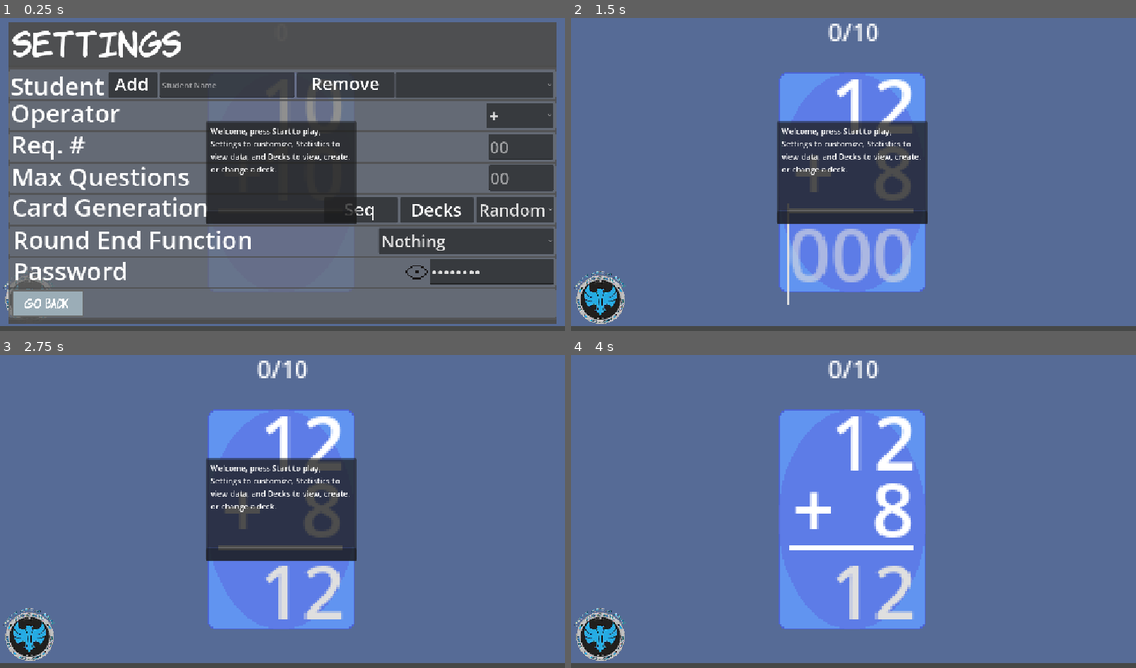
Above: before the commit, frames 1-4 (two rows, left to right).
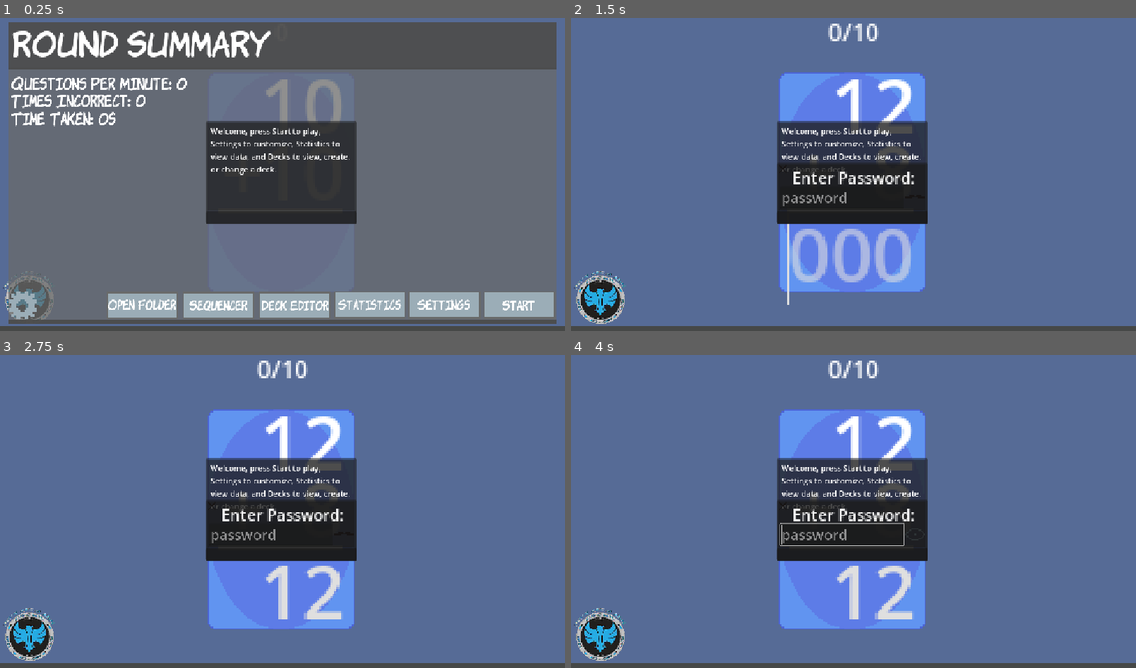
Above: after the commit, the same moments.

Repository: 255-Ping/Flashcards
Game: Godot game, scene res://Scenes/flash_card_main.tscn
The game is run twice, just before and just after one commit, with the same random seed, the same clock (stepped at 60 frames per second) and the same inputs.
Inputs (mouse positions are in pixels of both pictures, inside the frame that each line leads up to):
- Up to frame 1 (0.25 s): no input
- Up to frame 2 (1.5 s): click (593, 305) at 0.52 s; click "Start" at 1.25 s
- Up to frame 3 (2.75 s): click (265, 596) at 2.02 s; type "12" at 2.1 s
- Up to frame 4 (4 s): click (853, 555) at 2.77 s; click (915, 533) at 3.52 s

The runs differ from the first frame. In frame 1, 33% of the frame differs, in the area x 1-99%, y 4-97%; in frame 2, 5.0%; in frame 3, 5.0%; in frame 4, 8.8%.

Commit message:
New docs WEB build and better command history for command panel

Diff:
--- a/Scenes/flash_card_main.tscn
+++ b/Scenes/flash_card_main.tscn
@@ -18,6 +18,7 @@
 [ext_resource type="Texture2D" uid="uid://dmg8goruip023" path="res://Textures/Buttons/GeneralButtons/button_pressed.png" id="13_nnl2m"]
 [ext_resource type="Texture2D" uid="uid://b7dgn4n3o4o5d" path="res://Textures/Buttons/GeneralButtons/button_hover.png" id="14_cv30d"]
 [ext_resource type="PackedScene" uid="uid://bi1skjtr4j8no" path="res://Scenes/command_panel.tscn" id="15_6na03"]
+[ext_resource type="Texture2D" uid="uid://capx21f4vvgo6" path="res://Textures/settings.png" id="15_55nuk"]
 [ext_resource type="AudioStream" uid="uid://bs1k60tqnmy40" path="res://Sounds/ding-sound-effect_2.mp3" id="16_svhce"]
 [ext_resource type="Texture2D" uid="uid://ifhl71xb05mc" path="res://Textures/Buttons/GeneralButtons/button_long.png" id="18_08bwt"]
 [ext_resource type="Texture2D" uid="uid://fadacekxq7ej" path="res://Textures/Buttons/GeneralButtons/button_long_pressed.png" id="19_3fo7u"]
@@ -198,7 +199,6 @@
 vertical_alignment = 1
 
 [node name="RestartRound" type="Control" parent="." unique_id=48793722]
-visible = false
 z_index = 1000
 anchors_preset = 0
 offset_right = 40.0
@@ -384,7 +384,18 @@
 theme_override_font_sizes/font_size = 64
 text = "Open Folder"
 
+[node name="CommandPanelButton" type="TextureButton" parent="RestartRound" unique_id=1801211948]
+layout_mode = 0
+offset_left = 18.0
+offset_top = 568.0
+offset_right = 32.0
+offset_bottom = 582.0
+scale = Vector2(4, 4)
+tooltip_text = "Click to open the command panel(Admin/Advanced User)"
+texture_normal = ExtResource("15_55nuk")
+
 [node name="Settings" type="Control" parent="." unique_id=264487729]
+visible = false
 z_index = 1000
 anchors_preset = 0
 offset_right = 40.0
@@ -1145,6 +1156,7 @@
 [connection signal="pressed" from="RestartRound/DecksButton" to="." method="_on_decks_button_pressed"]
 [connection signal="pressed" from="RestartRound/SequenceButton" to="." method="_on_sequence_button_pressed"]
 [connection signal="pressed" from="RestartRound/OpenFolderButton" to="." method="_on_open_folder_button_pressed"]
+[connection signal="pressed" from="RestartRound/CommandPanelButton" to="." method="_on_command_panel_button_pressed"]
 [connection signal="pressed" from="Settings/GoBackButton" to="." method="_on_go_back_button_pressed"]
 [connection signal="item_selected" from="Settings/Operator" to="." method="_on_operator_item_selected"]
 [connection signal="text_changed" from="Settings/RequiredNumber" to="." method="_on_required_number_text_changed"]
--- a/Scripts/command_panel.gd
+++ b/Scripts/command_panel.gd
@@ -231,14 +231,15 @@
 		if !command_history:
 			return
 		if event.keycode == 4194320:
-			selected_command_history += 1
-			if selected_command_history > command_history.size() - 1:
+			if selected_command_history < command_history.size():
+				selected_command_history += 1
+			if selected_command_history >= command_history.size():
 				return
-			$LineEdit.text = command_history[selected_command_history - command_history.size()]
+			$LineEdit.text = command_history[(command_history.size() - 1) - selected_command_history]
 		if event.keycode == 4194322:
 			selected_command_history -= 1
 			if selected_command_history < 0:
 				selected_command_history = -1
 				$LineEdit.text = ""
 				return
-			$LineEdit.text = command_history[selected_command_history - command_history.size()]
+			$LineEdit.text = command_history[(command_history.size() - 1) - selected_command_history]
--- a/Scripts/flash_cards.gd
+++ b/Scripts/flash_cards.gd
@@ -509,16 +509,11 @@
 
 	spam_check += 1
 	if spam_check >= 10:
-		if spam_break < 4:
+		if spam_break < 5:
 			spam_break += 1
 
-	if spam_break == 1:
-		answer_box.text = ""
-
-	if spam_break == 2:
-		answer_box.text = ""
-
-	if spam_break >= 3:
+
+	if spam_break >= 4:
 		answer_box.text = ""
 		#create_popup("3 reached")
 
@@ -576,6 +571,21 @@
 
 func _on_open_folder_button_pressed() -> void:
 	create_password("open_folder")
+
+
+func _on_command_panel_button_pressed() -> void:
+	if $CommandPanel.visible == true:
+		open_command_panel()
+		return
+	create_password("command_panel")
+
+func open_command_panel():
+	#create_popup("COmmandpanelopen")
+	$CommandPanel.visible = !$CommandPanel.visible
+	if $CommandPanel.visible == true:
+		$CommandPanel.line_edit.release_focus()
+		await get_tree().create_timer(0.05).timeout
+		$CommandPanel.line_edit.grab_focus()
 
 
 #------------------------------
@@ -955,6 +965,8 @@
 		open_flashcards_folder()
 	if menu == "round_end":
 		open_round_menu()
+	if menu == "command_panel":
+		open_command_panel()
 
 #Update password, sets password to something else in settings ui
 func _on_password_text_submitted(new_text: String) -> void:
Binary file changed: docs/index.icon.png
Not shown, changed: docs/index.html
Not shown, changed: docs/index.pck
